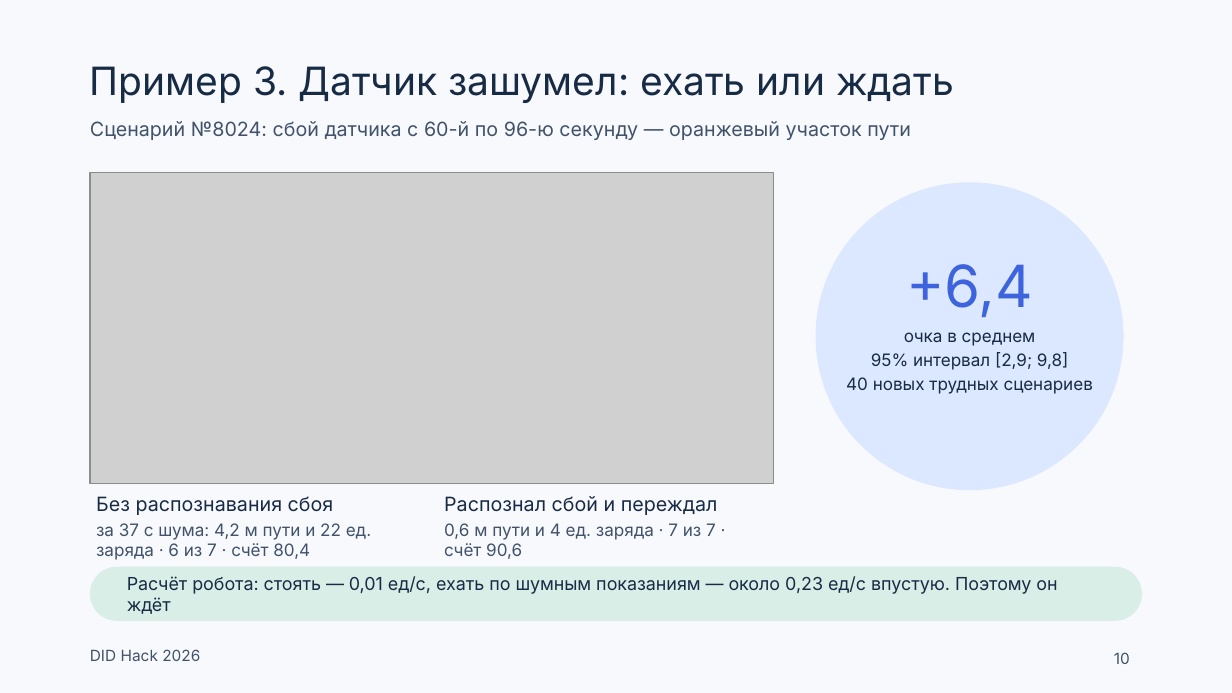
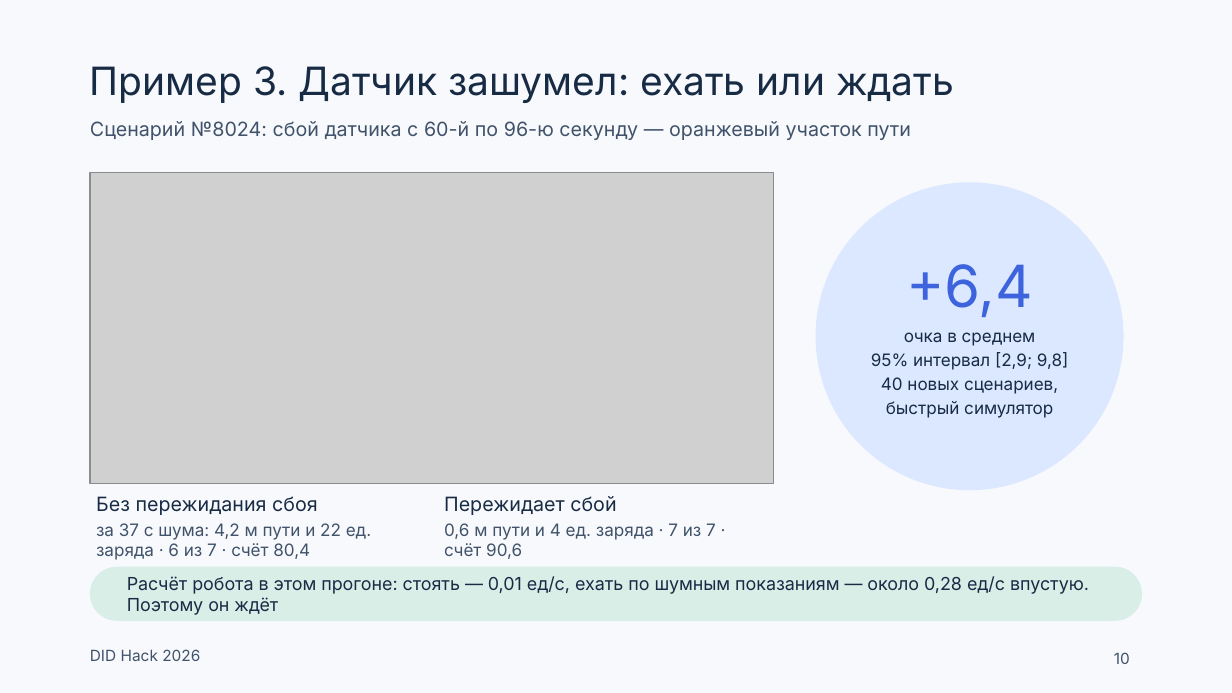
Before and after one commit to Mput13/did-hack, a slide deck: slide 10 of presentation/team/DID_v2.pptx. Drawn at 1232x693 pixels with LibreOffice and Linux fonts; fonts in the diff are those of the drawing; grey boxes stand for pictures. Boxes give left, top, right and bottom in pixels: in the first picture for what was removed or moved away, otherwise in the second. Text is boxed around its words. In the diff, an @@ line names an element or a change of style, - is before the commit and + after.

```diff
--- a/presentation/team/DID_v2.pptx
+++ b/presentation/team/DID_v2.pptx
@@ text at box(881, 377, 1058, 418): text changed @@
-40 новых трудных сценариев
+40 новых сценариев,
+быстрый симулятор
@@ text at box(96, 496, 318, 515): text changed @@
-Без распознавания сбоя
+Без пережидания сбоя
@@ text at box(444, 496, 616, 515): text changed @@
-Распознал сбой и переждал
+Пережидает сбой
@@ text at box(127, 576, 1089, 615): text changed @@
-Расчёт робота: стоять — 0,01 ед/с, ехать по шумным показаниям — около 0,23 ед/с впустую. Поэтому он ждёт
+Расчёт робота в этом прогоне: стоять — 0,01 ед/с, ехать по шумным показаниям — около 0,28 ед/с впустую. Поэтому он ждёт
```
Also in this commit, not shown: 14 other slides changed, 19 other files.
